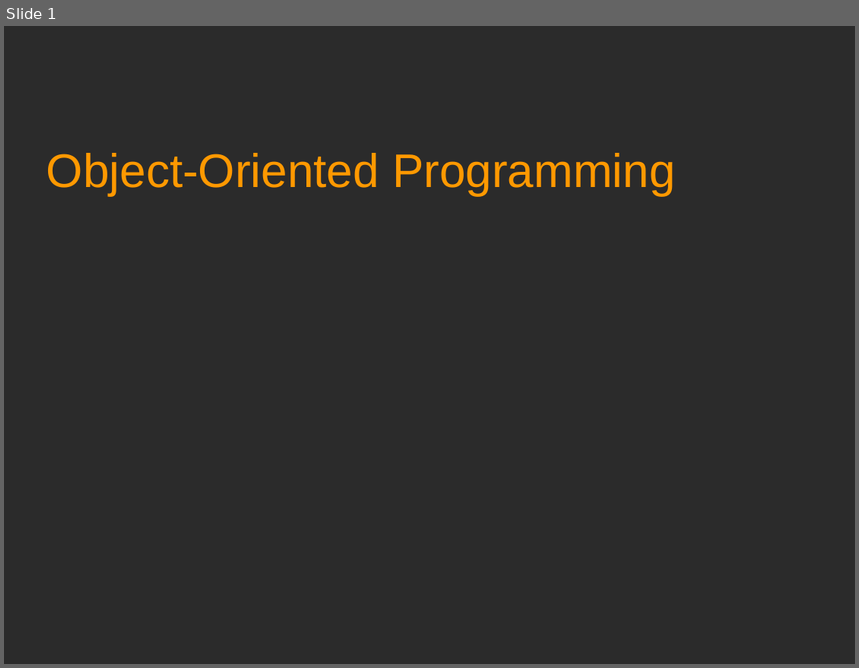
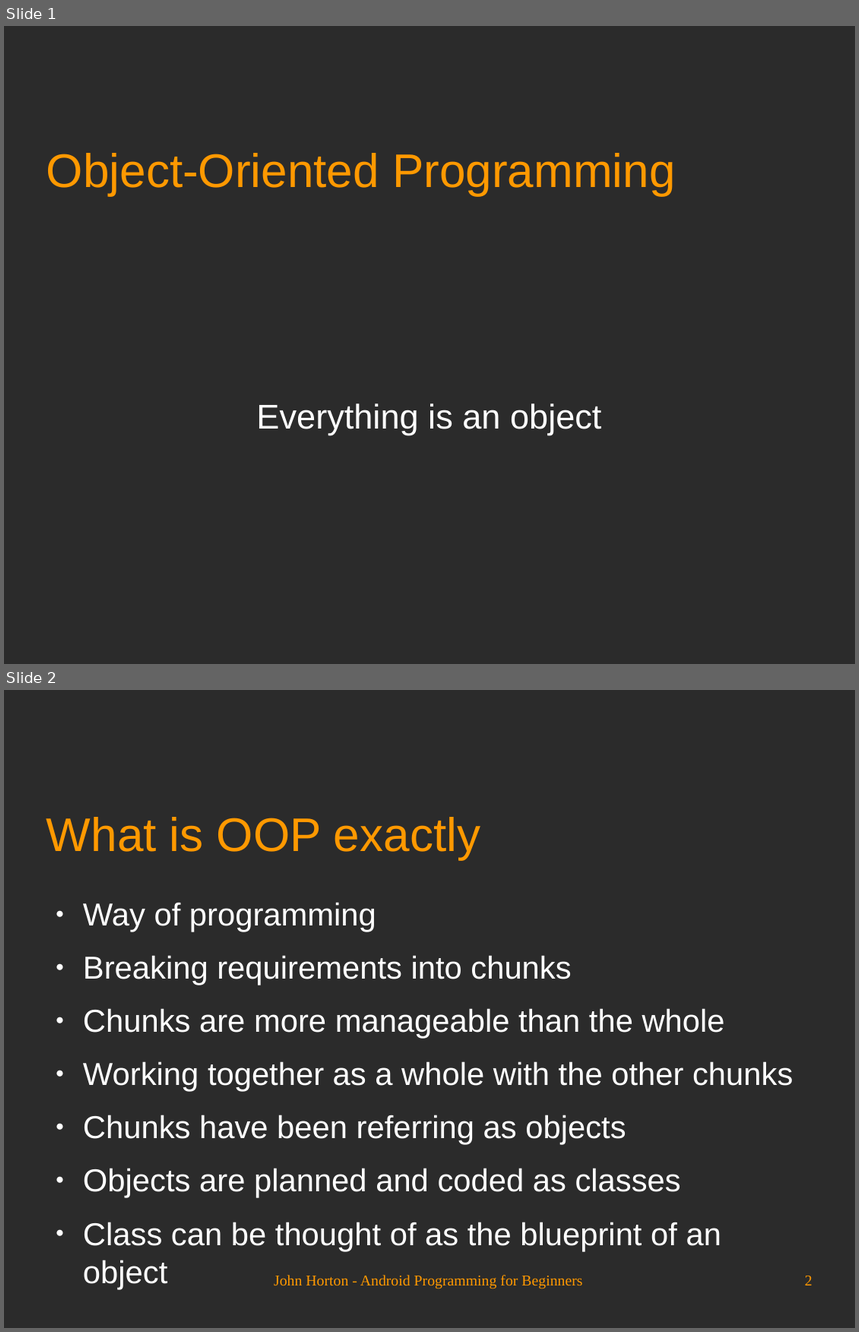
Before and after one commit to Academy-Soft-Intellect/Android-Programming-for-Beginners, a slide deck: 09_Object_Oriented_Programming.odp. Shown one above the other, each under a label of ours: slide 1 before the commit, slides 1 and 2 after it. The pictures are 859x668 and 859x1332 pixels, drawn with LibreOffice and Linux fonts; fonts in the diff are those of the drawing; background and template pictures are left out; a plain dark background stands for a picture behind light text. Boxes give left, top, right and bottom in pixels: in the first picture for what was removed or moved away, otherwise in the second. Text is boxed around its words. In the diff, an @@ line names an element or a change of style, - is before the commit and + after.

```diff
--- a/09_Object_Oriented_Programming.odp
+++ b/09_Object_Oriented_Programming.odp
@@ slide 2 added at (x1=4, y1=690, x2=855, y2=1328), background picture (left out) @@
@@ title added at (x1=47, y1=817, x2=481, y2=859), 44 pt, text #FF9900 @@
+What is OOP exactly
@@ text added at (x1=83, y1=902, x2=793, y2=1252), 29.6 pt, text #FFFFFF @@
+● Way of programming
+● Breaking requirements into chunks
+● Chunks are more manageable than the whole
+● Working together as a whole with the other chunks
+● Chunks have been referring as objects
+● Objects are planned and coded as classes
+● Class can be thought of as the blueprint of an object
@@ text added at (x1=274, y1=1275, x2=582, y2=1290), 14 pt, text #FF9900 @@
+John Horton - Android Programming for Beginners
@@ page number added at (x1=805, y1=1276, x2=813, y2=1286), 14 pt, text #FF9900 @@
+2
@@ slide 1 changed as well @@
@@ subtitle added at (x1=256, y1=404, x2=601, y2=435), 32 pt, text #FFFFFF @@
+Everything is an object
```
Also in this commit, not shown: 1 other slide changed, 11 other slides added.
